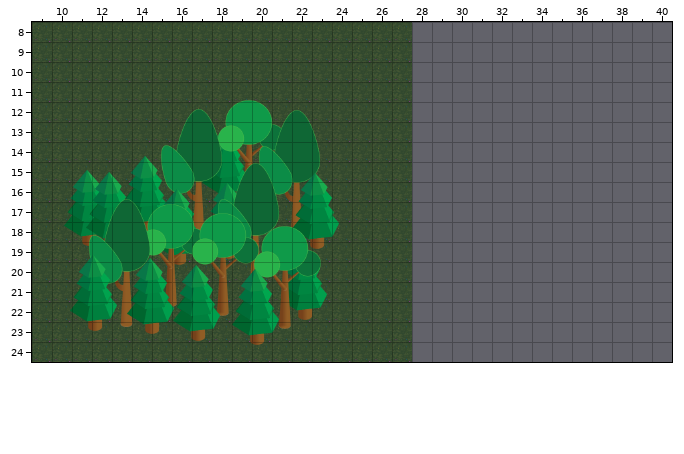
Tiled map, stored at Tiled_files/maps/untitled.tmx. The first picture shows the starting point.
Cells are 50x50 px. Shown: x 9..40, y 8..24.
The same view after the edit:
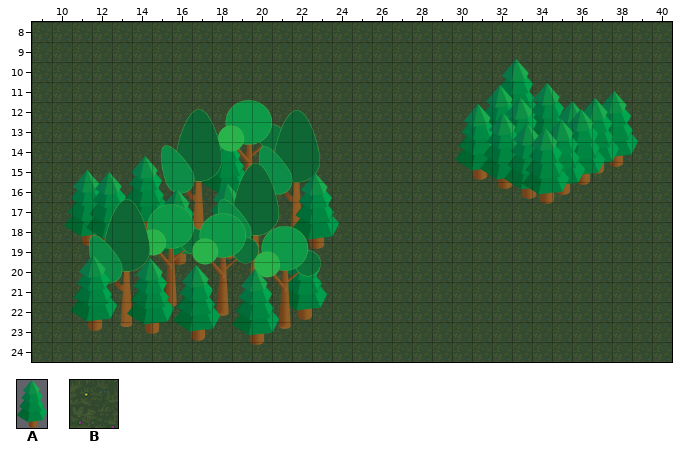
Key: from "decorations": A 1 "pine"; from "tiles": B 2 "grass-texture".
_ is an empty cell.
Objects are placed by their top-left corner, in cells (3,4 is the top-left corner of cell 3,4); size is 1x1 cell unless given.
The commit says: Adding booster pad object to map editor
The exact change:
Changed rows in their new state; . is an unchanged cell.
Layer "Background":
first column x 28:
 8 BBBBBBBBBBBBB
 9 BBBBBBBBBBBBB
10 BBBBBBBBBBBBB
11 BBBBBBBBBBBBB
12 BBBBBBBBBBBBB
13 BBBBBBBBBBBBB
14 BBBBBBBBBBBBB
15 BBBBBBBBBBBBB
16 BBBBBBBBBBBBB
17 BBBBBBBBBBBBB
18 BBBBBBBBBBBBB
19 BBBBBBBBBBBBB
20 BBBBBBBBBBBBB
21 BBBBBBBBBBBBB
22 BBBBBBBBBBBBB
23 BBBBBBBBBBBBB
24 BBBBBBBBBBBBB
Layer "Decorations":
added: A "pine" at 32.1,9.8 size 2.4x3.8
added: A "pine" at 33.6,11.1 size 2.4x3.8
added: A "pine" at 31.2,11.1 size 2.4x3.8
added: A "pine" at 36.9,11.4 size 2.4x3.8
added: A "pine" at 32.3,11.7 size 2.4x3.8
added: A "pine" at 36,11.8 size 2.4x3.8
added: A "pine" at 34.8,12 size 2.4x3.8
added: A "pine" at 30.1,12.1 size 2.4x3.8
added: A "pine" at 35.3,12.3 size 2.4x3.8
added: A "pine" at 31.4,12.6 size 2.4x3.8
added: A "pine" at 34.3,12.8 size 2.4x3.8
added: A "pine" at 32.6,13 size 2.4x3.8
added: A "pine" at 33.5,13.3 size 2.4x3.8
